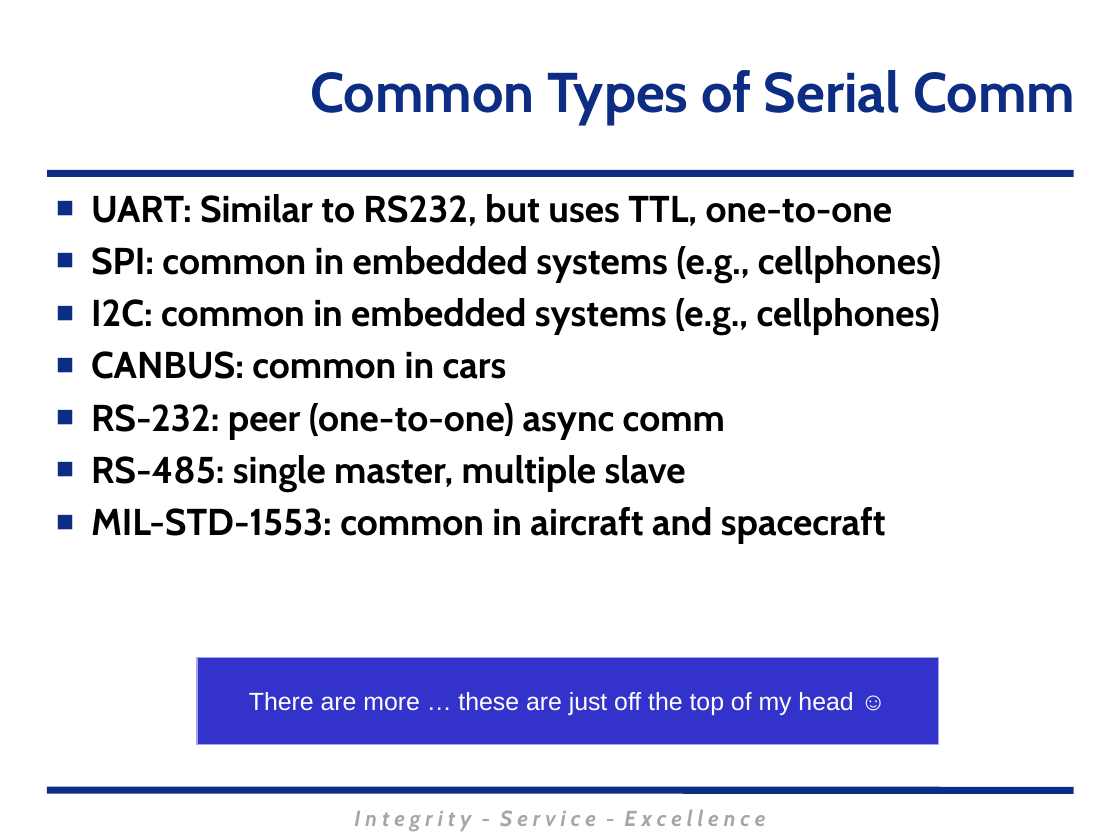
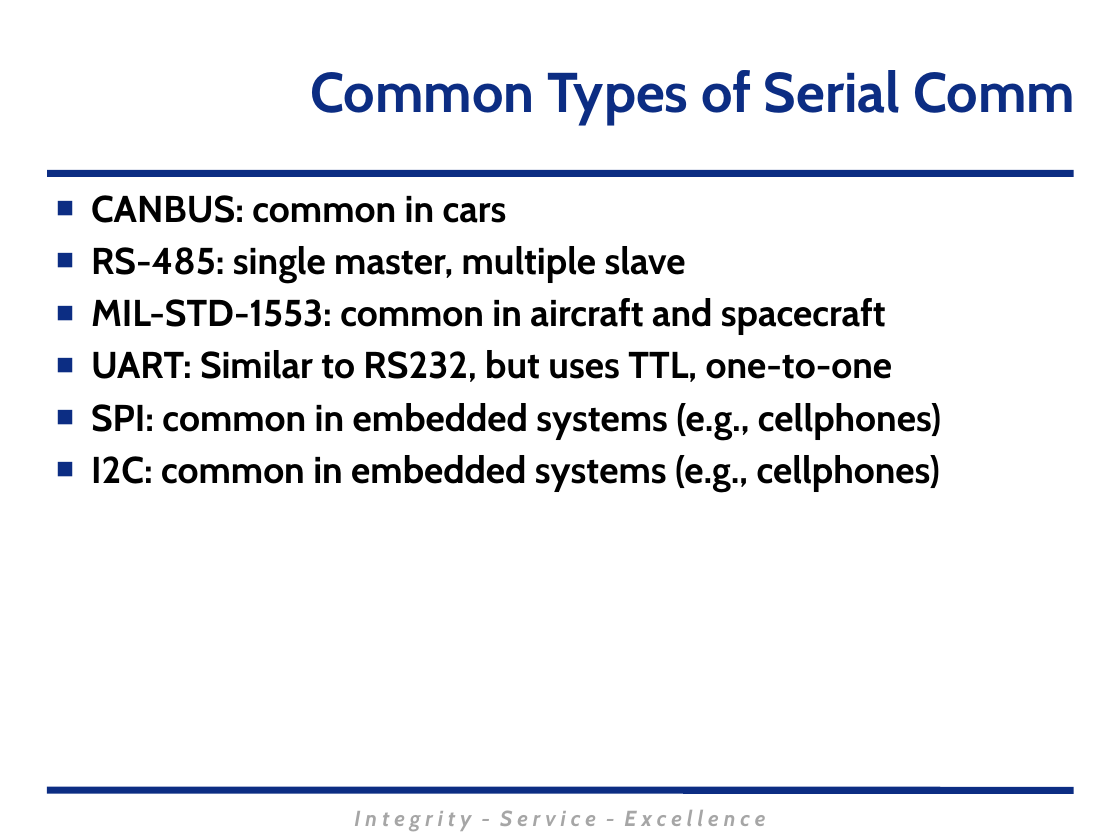
Before and after one commit to MarsUniversity/ECE382, a slide deck: slide 5 of source/lessons/lsn26-27-28/Lsn26-27-28.pptx. Drawn at 1120x840 pixels with LibreOffice and Linux fonts; fonts in the diff are those of the drawing; background and template pictures are left out. Boxes give left, top, right and bottom in pixels: in the first picture for what was removed or moved away, otherwise in the second. Text is boxed around its words. In the diff, an @@ line names an element or a change of style, - is before the commit and + after.

```diff
--- a/source/lessons/lsn26-27-28/Lsn26-27-28.pptx
+++ b/source/lessons/lsn26-27-28/Lsn26-27-28.pptx
@@ text at <box>91,195,886,335</box>: paragraphs added @@
+■ CANBUS: common in cars
+■ RS-485: single master, multiple slave
+■ MIL-STD-1553: common in aircraft and spacecraft
@@ text at <box>91,351,886,544</box>: paragraphs removed @@
-■ CANBUS: common in cars
-■ RS-232: peer (one-to-one) async comm
-■ RS-485: single master, multiple slave
-■ MIL-STD-1553: common in aircraft and spacecraft
@@ rectangle removed at <box>197,657,939,745</box> @@
-There are more … these are just off the top of my head ☺
```
Also in this commit, not shown: 1 other slide changed, 4 slides added, 4 other files.
